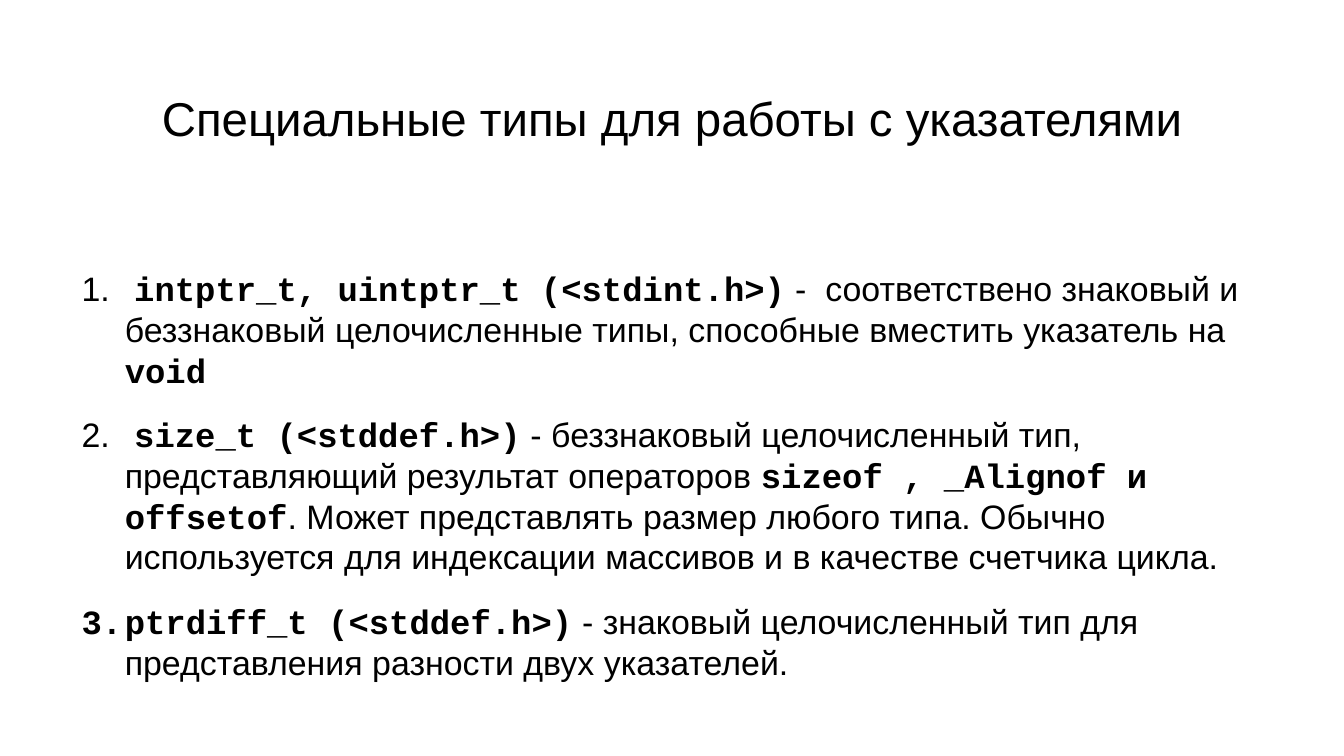
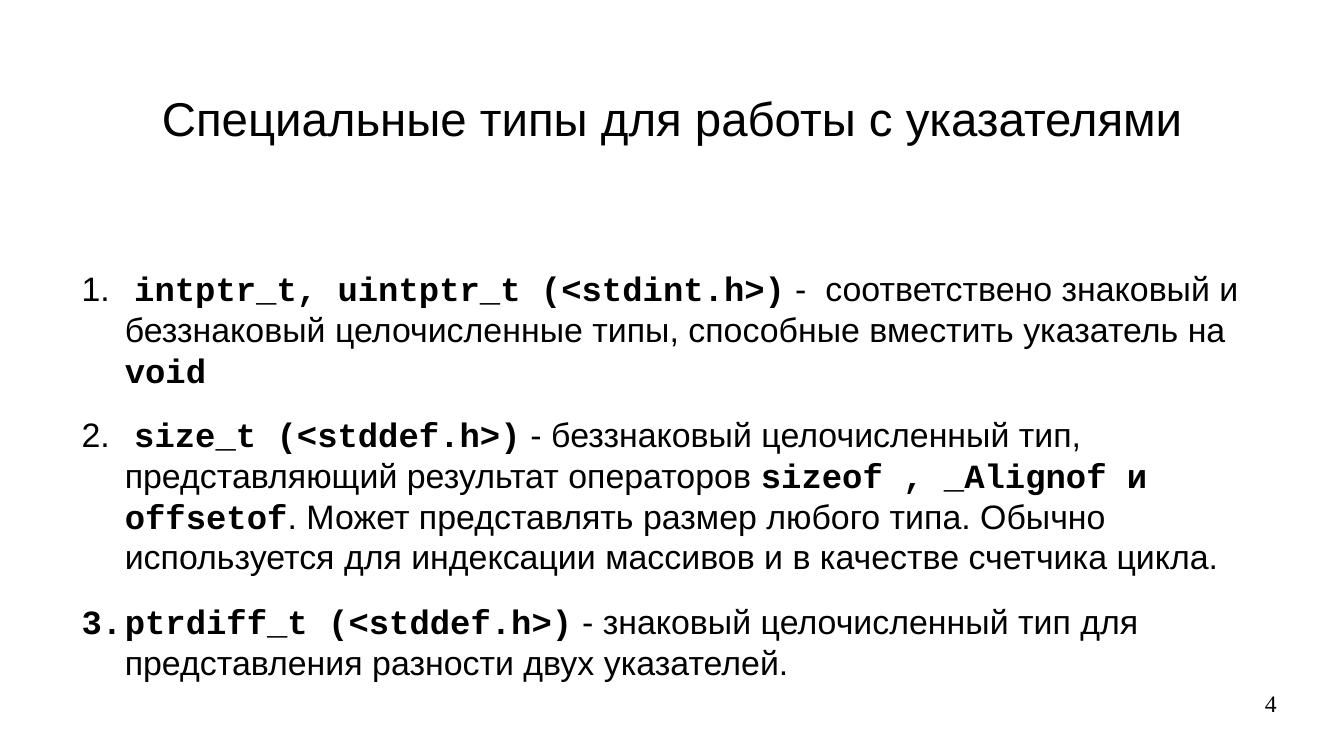
Before and after one commit to steelcraft/stud-lab, a slide deck: slide 4 of Лекции/CBCP01#L6.odp. Drawn at 1344x756 pixels with LibreOffice and Linux fonts; fonts in the diff are those of the drawing. Boxes give left, top, right and bottom in pixels: in the first picture for what was removed or moved away, otherwise in the second. Text is boxed around its words. In the diff, an @@ line names an element or a change of style, - is before the commit and + after.

```diff
--- a/Лекции/CBCP01#L6.odp
+++ b/Лекции/CBCP01#L6.odp
@@ page number added at <box>1265,696,1277,712</box>, 14 pt, text #000000 @@
+4
```
Also in this commit, not shown: 3 other slides changed, 7 slides added, 10 slides removed.
